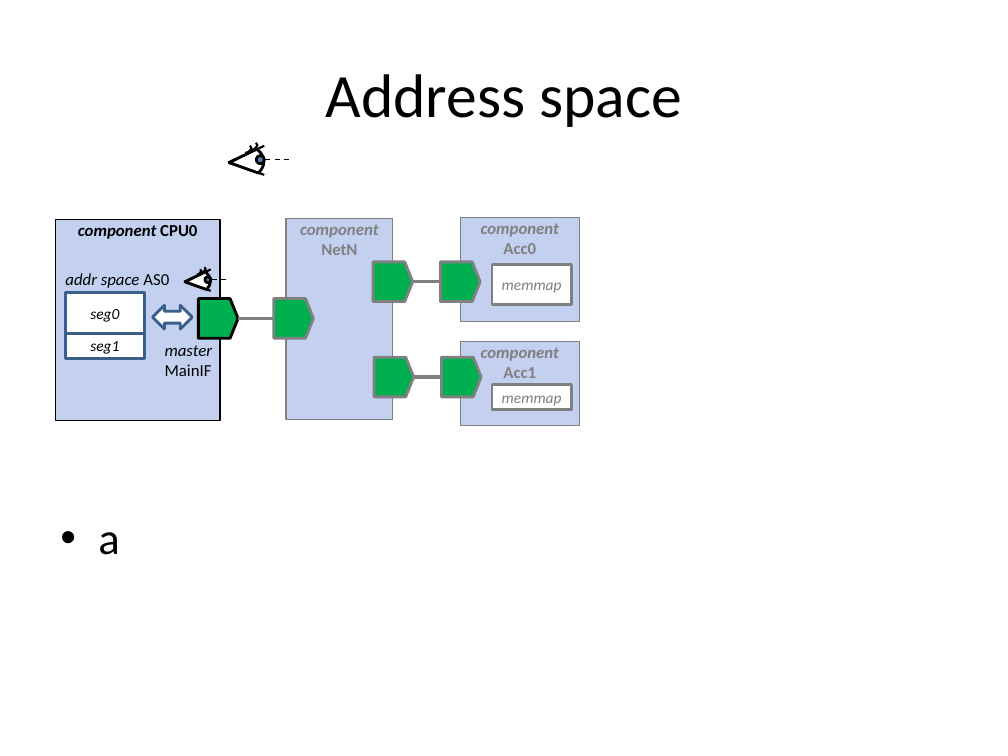
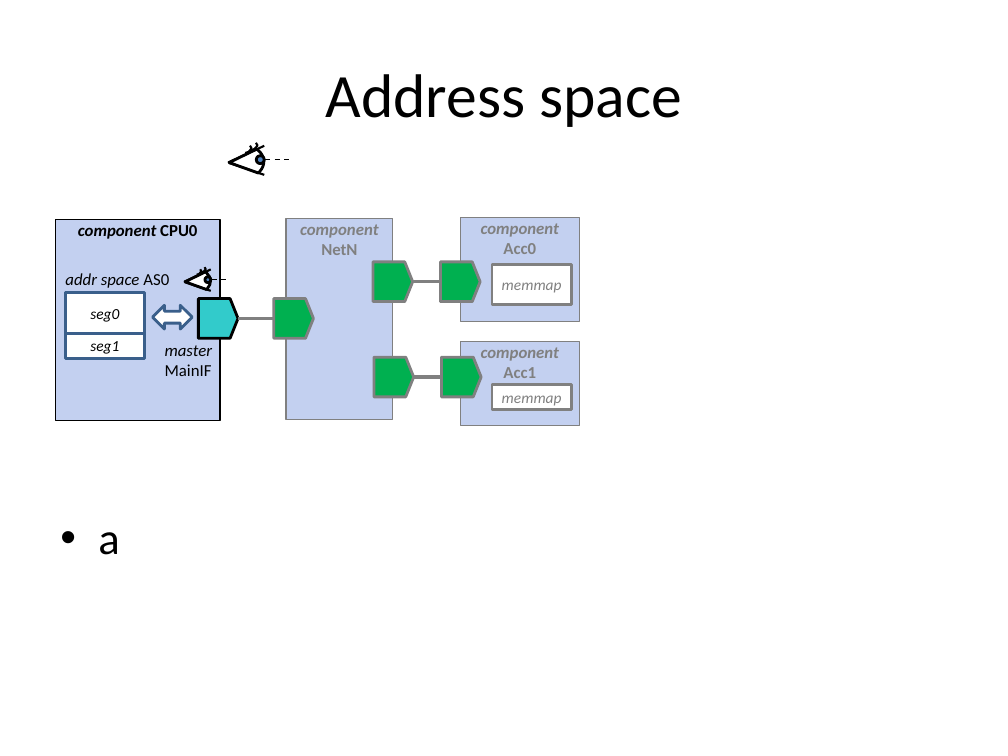
Before and after one commit to kactus2/kactus2dev, a slide deck: slide 10 of Help/images/img_sources.pptx. Drawn at 1008x756 pixels with LibreOffice and Linux fonts; fonts in the diff are those of the drawing. Boxes give left, top, right and bottom in pixels: in the first picture for what was removed or moved away, otherwise in the second. Text is boxed around its words. In the diff, an @@ line names an element or a change of style, - is before the commit and + after.

```diff
--- a/Help/images/img_sources.pptx
+++ b/Help/images/img_sources.pptx
@@ flow chart offpage connector at box(199, 298, 238, 338): fill #00B050 to #32CBCB @@
```
Also in this commit, not shown: 1 other slide changed, 1 slide added, 47 other files.
